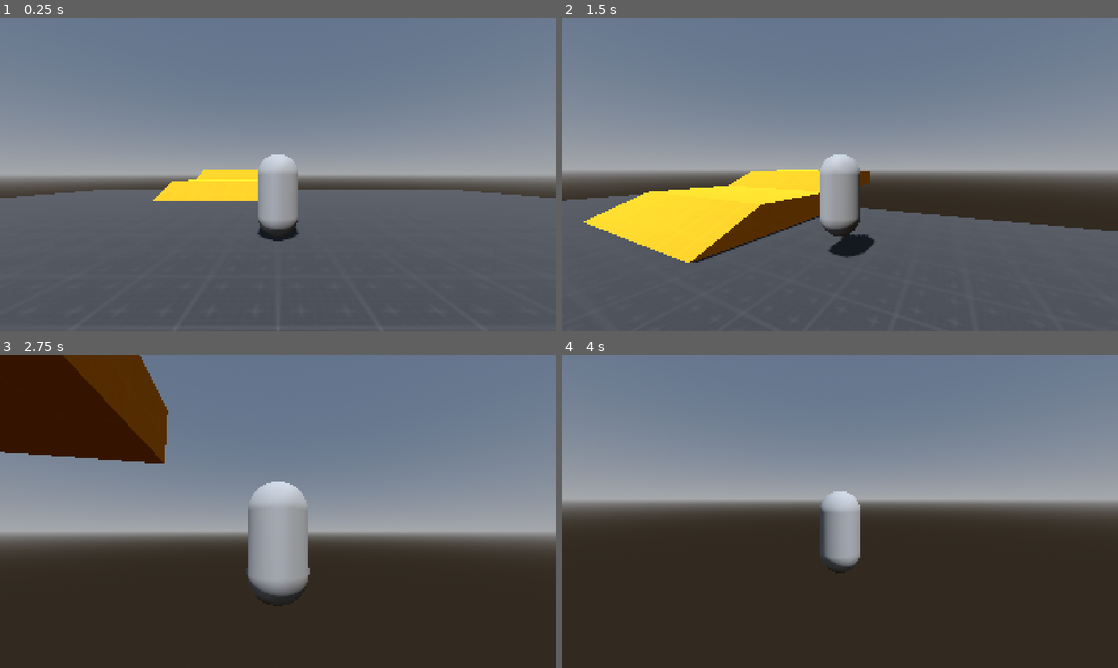
Above: before the commit, frames 1-4 (two rows, left to right).
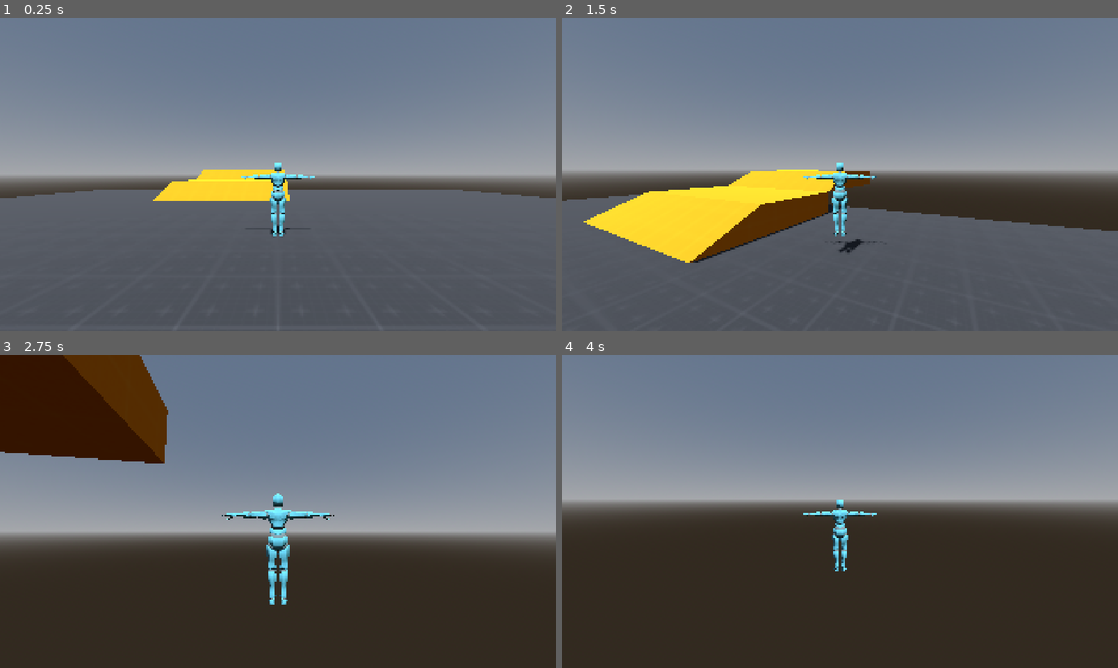
Above: after the commit, the same moments.

Repository: livemehere/3d-prototype
Game: Godot game, scene res://scenes/Main.tscn
Same seed, same stepped clock (60 frames per second), same inputs: the game is played once before the commit and once after it.
Inputs (mouse positions are in pixels of both pictures, inside the frame that each line leads up to):
- Up to frame 1 (0.25 s): no input
- Up to frame 2 (1.5 s): tap Enter at 0.5 s; move the mouse to (867, 174) at 0.52 s; hold W (move_forward) from 0.53 s (still down); tap Shift (dash) at 0.6, 1.35 s; tap Space (jump) at 0.77 s; move the mouse to (812, 174) at 1.27 s
- Up to frame 3 (2.75 s): keep holding W (move_forward); tap Space (jump) at 1.52 s; move the mouse to (289, 505) at 2.02 s; tap Shift (dash) at 2.1 s
- Up to frame 4 (4 s): keep holding W (move_forward); move the mouse to (834, 517) at 2.77 s; tap Shift (dash) at 2.85, 3.6 s; tap Space (jump) at 3.02, 3.5, 3.77 s; move the mouse to (878, 514) at 3.52 s

The runs differ from the first frame. In frame 1, 1.7% of the frame differs, in the area x 43-57%, y 43-72%; in frame 2, 1.9%; in frame 3, 3.3%, in the area x 39-61%, y 40-81%; in frame 4, 1.6%.

Commit message:
link model

Diff:
--- a/entities/player/Player.tscn
+++ b/entities/player/Player.tscn
@@ -2,6 +2,7 @@
 
 [ext_resource type="Script" uid="uid://g6xwl8y4dqpx" path="res://entities/player/player.gd" id="1_453mm"]
 [ext_resource type="Script" uid="uid://81tt8ms14bmi" path="res://entities/player/player_camera_controller.gd" id="2_62i1b"]
+[ext_resource type="PackedScene" uid="uid://bjj5iesvbagn4" path="res://entities/player/sandbox_man.tscn" id="3_l3c03"]
 
 [sub_resource type="CapsuleShape3D" id="CapsuleShape3D_waelg"]
 
@@ -16,7 +17,7 @@
 
 [node name="Player" type="CharacterBody3D" unique_id=374215843 node_paths=PackedStringArray("model")]
 script = ExtResource("1_453mm")
-model = NodePath("SandboxModel")
+model = NodePath("SandboxMan")
 metadata/_edit_group_ = true
 
 [node name="CollisionShape3D" type="CollisionShape3D" parent="." unique_id=975063952]
@@ -32,8 +33,11 @@
 
 [node name="SandboxModel" type="MeshInstance3D" parent="." unique_id=452682211]
 transform = Transform3D(1, 0, 0, 0, 1, 0, 0, 0, 1, 0, 1, 0)
+visible = false
 mesh = SubResource("CapsuleMesh_d5mmr")
 
 [node name="MeshInstance3D" type="MeshInstance3D" parent="SandboxModel" unique_id=1429031781]
 transform = Transform3D(1, 0, 0, 0, 1, 0, 0, 0, 1, 0, 0.39999998, -0.35)
 mesh = SubResource("BoxMesh_d5mmr")
+
+[node name="SandboxMan" parent="." unique_id=769100719 instance=ExtResource("3_l3c03")]
--- a/entities/player/sandbox_man.tscn
+++ b/entities/player/sandbox_man.tscn
@@ -3,3 +3,6 @@
 [ext_resource type="PackedScene" uid="uid://b2em4xlgx3rlc" path="res://assets/models/sandbox_man.glb" id="1_uyxme"]
 
 [node name="SandboxMan" unique_id=769100719 instance=ExtResource("1_uyxme")]
+
+[node name="Armature" parent="." index="0" unique_id=791174850]
+transform = Transform3D(-0.01, -2.3283064e-10, 0, 0, 0, -0.01, 2.3283064e-10, -0.01, 0, 0, 0, 0)
